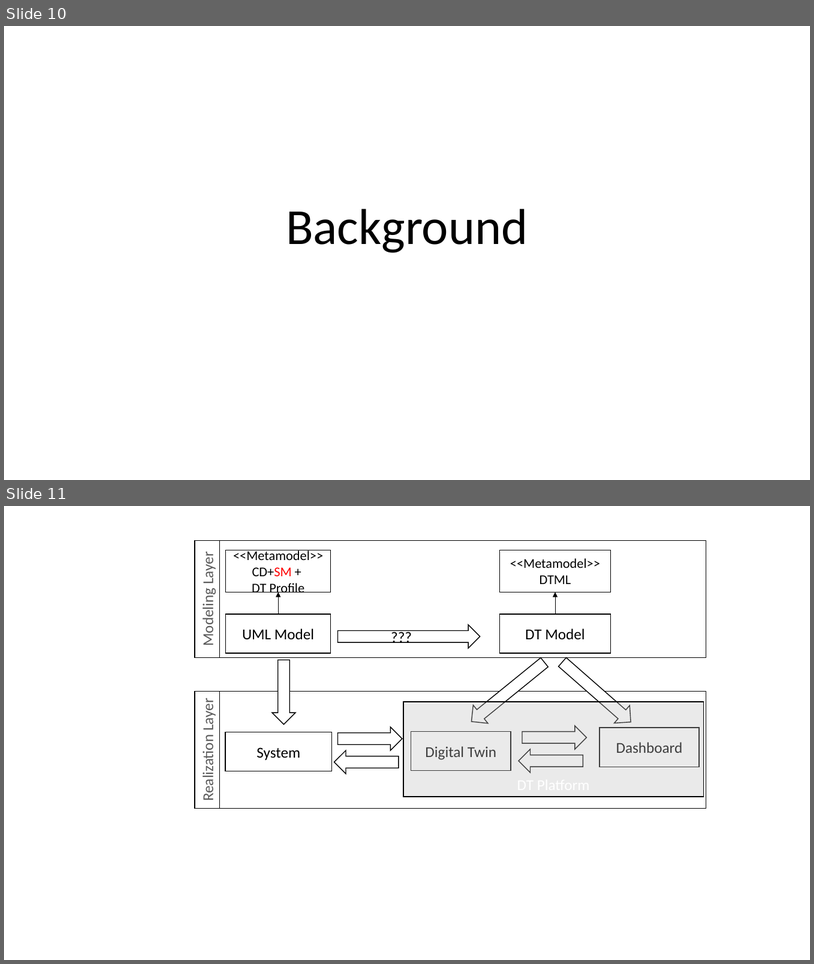
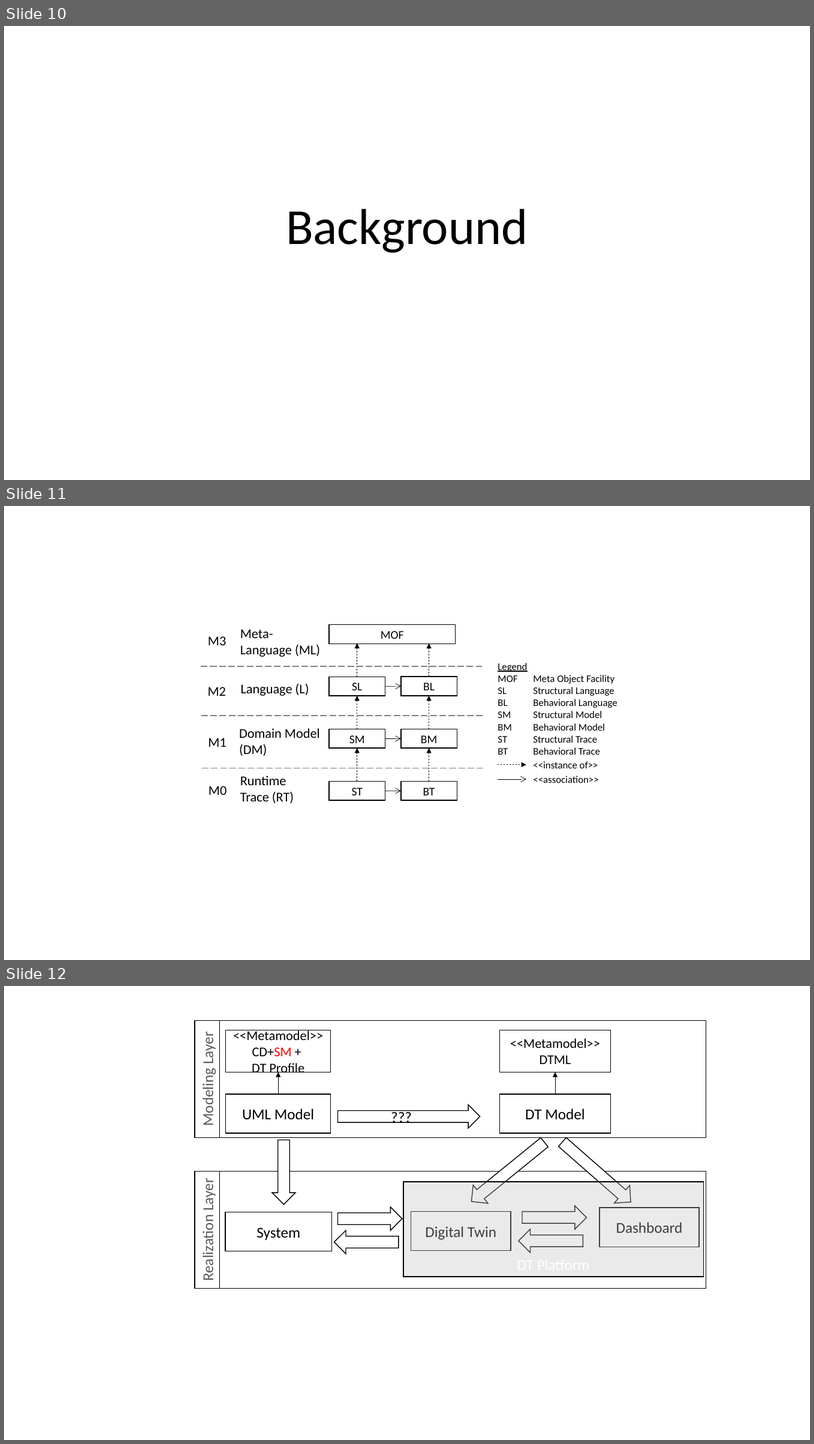
Before and after one commit to cdl-mint/at-journal, a slide deck: figures/2022_AT_Figures.pptx. Shown one above the other, each under a label of ours: slides 10 and 11 before the commit, slides 10, 11 and 12 after it. The pictures are 814x964 and 814x1444 pixels, drawn with LibreOffice and Linux fonts; fonts in the diff are those of the drawing. Boxes give left, top, right and bottom in pixels: in the first picture for what was removed or moved away, otherwise in the second. Text is boxed around its words. In the diff, an @@ line names an element or a change of style, - is before the commit and + after.

```diff
--- a/figures/2022_AT_Figures.pptx
+++ b/figures/2022_AT_Figures.pptx
@@ slide 11 added at (4, 506, 810, 960), background #FFFFFF @@
@@ text added at (240, 629, 320, 657), 16 pt, text #000000 @@
+Meta-
+Language (ML)
@@ rectangle added at (329, 625, 456, 643), fill #FFFFFF, outline #000000 1 pt, 14 pt, text #000000 @@
+MOF
@@ text added at (208, 636, 226, 645), 16 pt, text #000000 @@
+M3
@@ elbow arrow added from (357, 676) to (357, 643), #000000 0.5 pt dashed @@
@@ elbow arrow added from (429, 676) to (429, 643), #000000 0.5 pt dashed @@
@@ line added from (201, 666) to (483, 666), #808080 1 pt dashed @@
@@ text added at (498, 663, 618, 754), 12 pt, text #000000 @@
+Legend
+MOF Meta Object Facility
+SL Structural Language
+BL Behavioral Language
+SM Structural Model
+BM Behavioral Model
+ST Structural Trace
+BT Behavioral Trace
@@ text added at (241, 684, 309, 696), 16 pt, text #000000 @@
+Language (L)
@@ rectangle added at (329, 676, 385, 696), fill #FFFFFF, outline #000000 1 pt, 14 pt, text #000000 @@
+SL
@@ rectangle added at (401, 676, 457, 696), fill #FFFFFF, outline #000000 1 pt, 14 pt, text #000000 @@
+BL
@@ text added at (208, 687, 226, 696), 16 pt, text #000000 @@
+M2
@@ arrow added from (357, 729) to (357, 696), #000000 0.5 pt dashed @@
@@ arrow added from (385, 686) to (401, 686), #000000 0.5 pt @@
@@ arrow added from (429, 729) to (429, 696), #000000 0.5 pt dashed @@
@@ line added from (201, 715) to (483, 715), #808080 1 pt dashed @@
@@ text added at (208, 738, 226, 747), 16 pt, text #000000 @@
+M1
@@ text added at (239, 728, 320, 756), 16 pt, text #000000 @@
+Domain Model
+(DM)
@@ rectangle added at (329, 729, 385, 747), fill #FFFFFF, outline #000000 1 pt, 14 pt, text #000000 @@
+SM
@@ arrow added from (385, 738) to (401, 738), #000000 0.5 pt @@
@@ rectangle added at (401, 729, 457, 747), fill #FFFFFF, outline #000000 1 pt, 14 pt, text #000000 @@
+BM
@@ arrow added from (357, 781) to (357, 748), #000000 0.5 pt dashed @@
@@ arrow added from (429, 781) to (429, 748), #000000 0.5 pt dashed @@
@@ line added from (202, 768) to (484, 768), #808080 1 pt dashed @@
@@ text added at (240, 775, 294, 803), 16 pt, text #000000 @@
+Runtime
+Trace (RT)
@@ arrow added from (498, 765) to (527, 765), #000000 0.5 pt dashed @@
@@ text added at (533, 761, 599, 768), 12 pt, text #000000 @@
+<<instance of>>
@@ text added at (533, 775, 599, 783), 12 pt, text #000000 @@
+<<association>>
@@ text added at (209, 786, 227, 795), 16 pt, text #000000 @@
+M0
@@ rectangle added at (329, 781, 385, 800), fill #FFFFFF, outline #000000 1 pt, 14 pt, text #000000 @@
+ST
@@ arrow added from (385, 790) to (401, 791), #000000 0.5 pt @@
@@ rectangle added at (401, 781, 458, 800), fill #FFFFFF, outline #000000 1 pt, 14 pt, text #000000 @@
+BT
@@ arrow added from (498, 779) to (527, 779), #000000 0.5 pt @@
@@ what was slide 11 is now slide 12 @@
```
Also in this commit, not shown: 3 slides changed, 1 other slide added, 1 other file.
